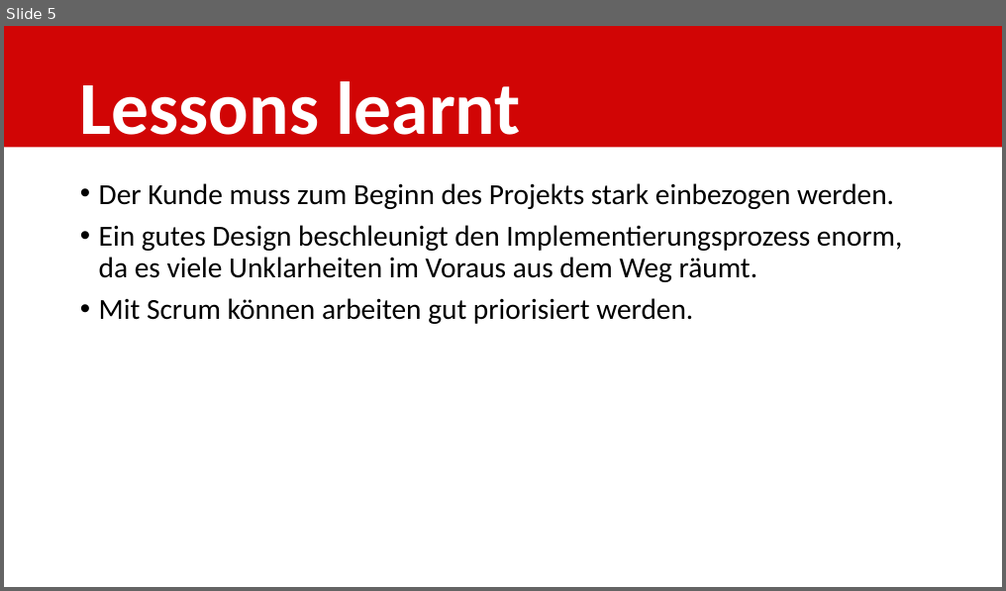
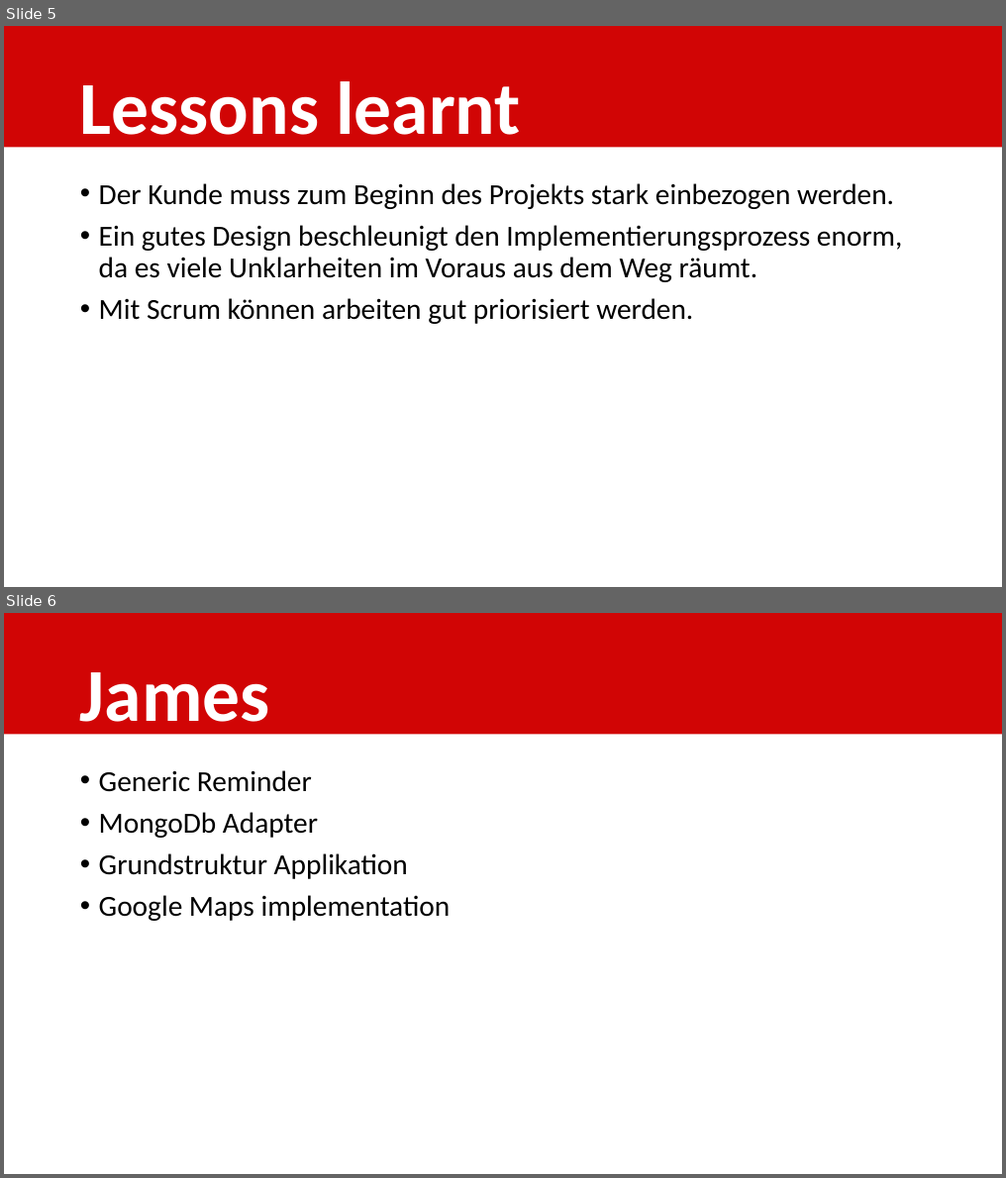
Before and after one commit to shylux/ch.bfh.bti7081.s2015.rot, a slide deck: doc/task14/Schlusspräsentation.pptx. Shown one above the other, each under a label of ours: slide 5 before the commit, slides 5 and 6 after it. The pictures are 1006x591 and 1006x1178 pixels, drawn with LibreOffice and Linux fonts; fonts in the diff are those of the drawing. Boxes give left, top, right and bottom in pixels: in the first picture for what was removed or moved away, otherwise in the second. Text is boxed around its words. In the diff, an @@ line names an element or a change of style, - is before the commit and + after.

```diff
--- a/doc/task14/Schlusspräsentation.pptx
+++ b/doc/task14/Schlusspräsentation.pptx
@@ slide 6 added at [4, 613, 1002, 1174], background #FFFFFF @@
@@ rectangle added at [4, 613, 1002, 735], fill #D10505 @@
@@ title added at [80, 672, 270, 738], 72 pt, text #FFFFFF, bold @@
+James
@@ text added at [99, 770, 450, 921], 28 pt, text #000000 @@
+• Generic Reminder
+• MongoDb Adapter
+• Grundstruktur Applikation
+• Google Maps implementation
```
Also in this commit, not shown: 1 slide changed, 4 other slides added, 2 other files.
